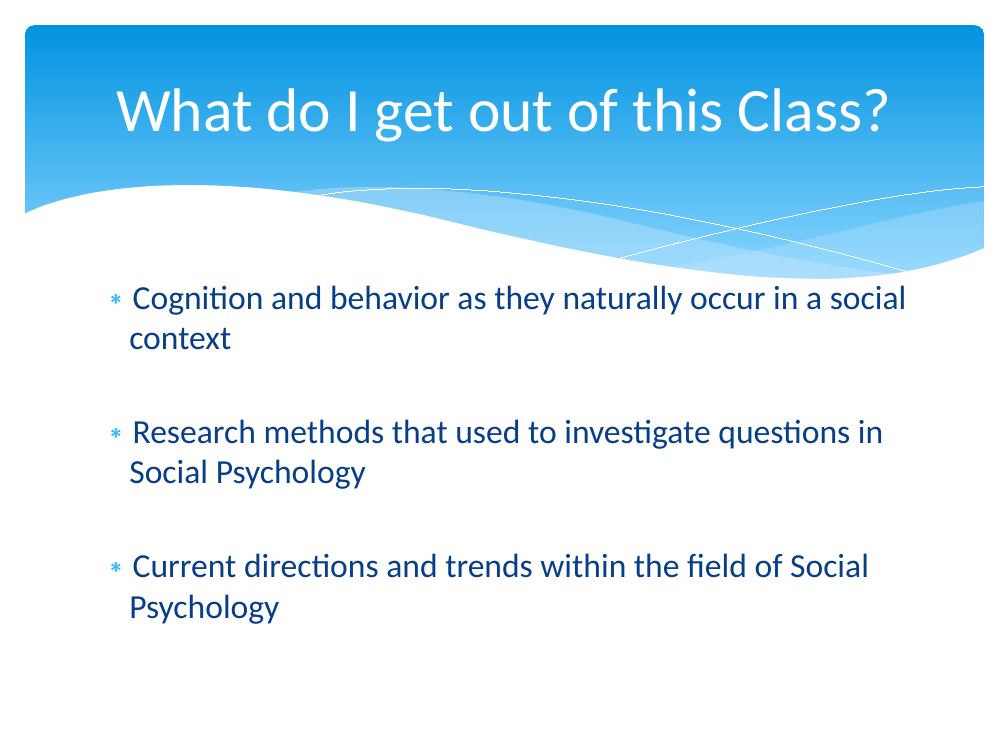
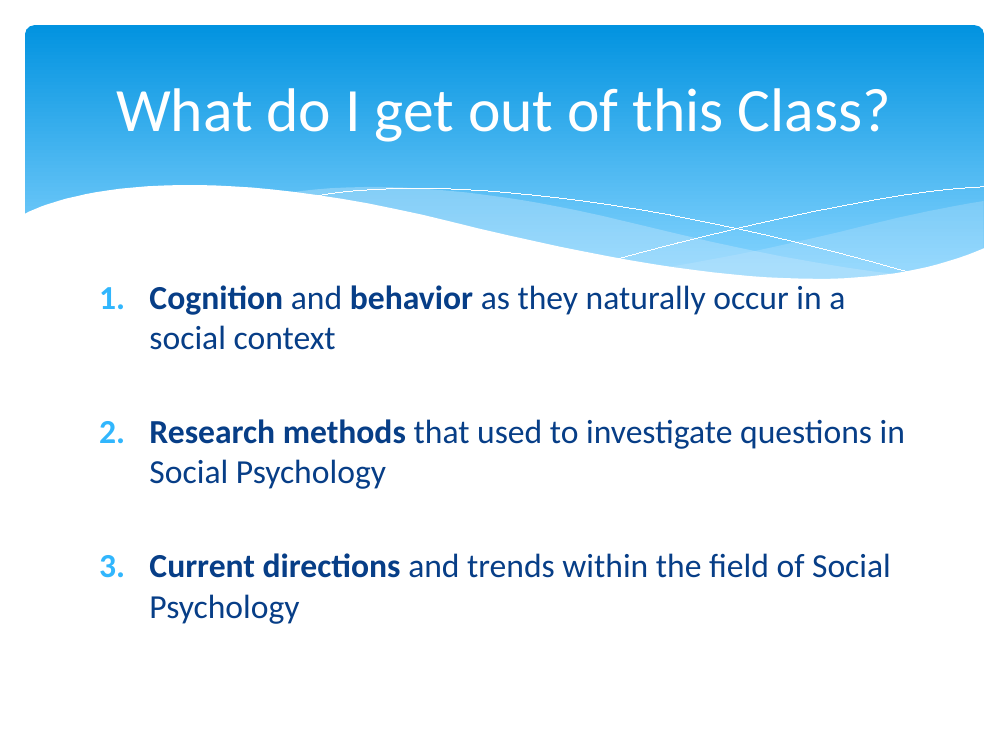
Before and after one commit to npm27/Teaching-Materials, a slide deck: slide 4 of Social Psych/Slides/0 First Day Info.pptx. Drawn at 1008x756 pixels with LibreOffice and Linux fonts; fonts in the diff are those of the drawing. Boxes give left, top, right and bottom in pixels: in the first picture for what was removed or moved away, otherwise in the second. Text is boxed around its words. In the diff, an @@ line names an element or a change of style, - is before the commit and + after.

```diff
--- a/Social Psych/Slides/0 First Day Info.pptx
+++ b/Social Psych/Slides/0 First Day Info.pptx
@@ text "Cognition and behavior as they ..." at [149, 285, 905, 624]: bold on in "Cognition behavior", "Research methods", "Current directions"; bullet ∗ to 1. @@
```
Also in this commit, not shown: 2 other slides changed, 1 other file.
